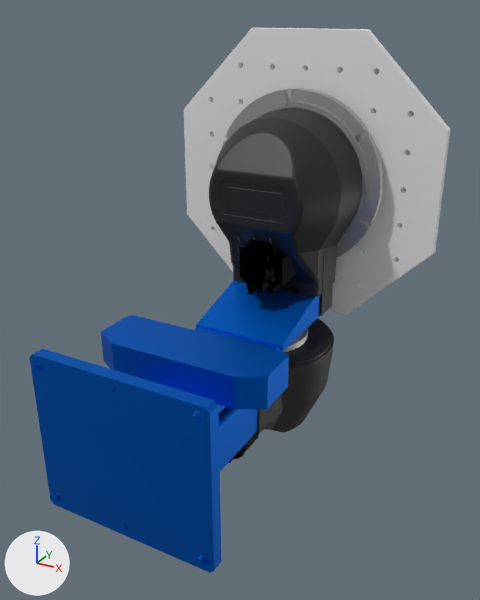
The glTF model models/Yaskawa_TURN2.glb as it was, and as the next commit left it.
Before and after are seen from a camera (50 mm lens) standing at (0.766, -1.529, 0.815) and looking at (0.04, -0.209, 0.155). The lights are fixed; the arrows at lower left show +X, +Y and +Z. Where no turn or scale is listed for an object, it has been applied to the vertices.

In view in the first picture: 'link_0', 'link_1', 'link_2'.
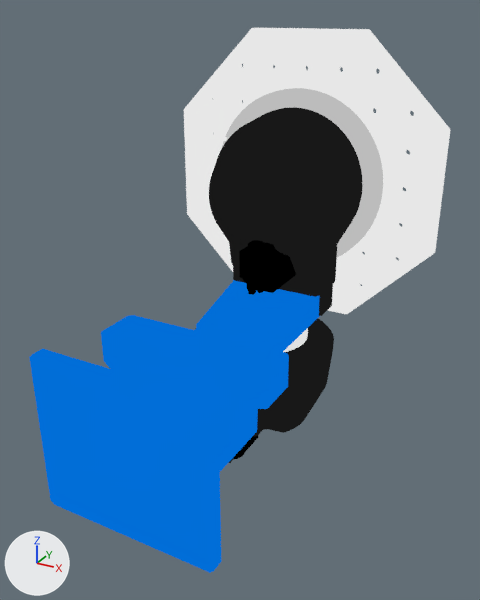
Pixel boxes [x1, y1, x2, y2] of what changed, in the pictures (480 x 600 px):
'link_1', recoloured: [101, 108, 362, 414] in both
'link_2', recoloured (grey to white): [184, 28, 450, 314] in both
'link_0', recoloured: [29, 318, 334, 573] in both

Edits to the bpy script that builds the scene:
```text
Change mat_bluemetal:
    remove # nodes: BsdfPrincipled, OutputMaterial
    nodes: BsdfTransparent, Emission, LightPath, MixShader, OutputMaterial
Change mat_metal:
    remove # nodes: BsdfPrincipled, OutputMaterial
    nodes: BsdfTransparent, Emission, LightPath, MixShader, OutputMaterial
Change mat_blackplastic:
    remove n0 = _N.new('ShaderNodeBsdfPrincipled'); n0.name = 'Principled BSDF'
    remove n0.inputs[0].default_value = (0.00902, 0.00902, 0.00902, 1.0)  # 'Base Color', black #181818
    add n2 = _N.new('ShaderNodeEmission'); n2.name = 'Emission'
    add n2.inputs[0].default_value = (0.00902, 0.00902, 0.00902, 1.0)  # 'Color', black #181818
    add n3 = _N.new('ShaderNodeLightPath'); n3.name = 'Light Path'
    add n4 = _N.new('ShaderNodeBsdfTransparent'); n4.name = 'Transparent BSDF'
    add n5 = _N.new('ShaderNodeMixShader'); n5.name = 'Mix Shader'
    where n1 = _N.new('ShaderNodeOutputMaterial'); n1.name = 'Material Output'
    remove _L.new(n0.outputs[0], n1.inputs[0])  # 'BSDF' to 'Surface'
    add _L.new(n3.outputs[0], n5.inputs[0])  # 'Is Camera Ray' to 'Factor'
    add _L.new(n4.outputs[0], n5.inputs[1])  # 'BSDF' to 'Shader'
    add _L.new(n2.outputs[0], n5.inputs[2])  # 'Emission' to 'Shader'
    add _L.new(n5.outputs[0], n1.inputs[0])  # 'Shader' to 'Surface'
Change mat_blackmetal:
    remove # nodes: BsdfPrincipled, OutputMaterial
    nodes: BsdfTransparent, Emission, LightPath, MixShader, OutputMaterial
Change mat_stainlesssteel:
    remove n0 = _N.new('ShaderNodeBsdfPrincipled'); n0.name = 'Principled BSDF'
    add n2 = _N.new('ShaderNodeEmission'); n2.name = 'Emission'
    add n2.inputs[0].default_value = (0.8, 0.8, 0.8, 1.0)  # 'Color', white #e7e7e7
    add n3 = _N.new('ShaderNodeLightPath'); n3.name = 'Light Path'
    add n4 = _N.new('ShaderNodeBsdfTransparent'); n4.name = 'Transparent BSDF'
    add n5 = _N.new('ShaderNodeMixShader'); n5.name = 'Mix Shader'
    where n1 = _N.new('ShaderNodeOutputMaterial'); n1.name = 'Material Output'
    remove _L.new(n0.outputs[0], n1.inputs[0])  # 'BSDF' to 'Surface'
    add _L.new(n3.outputs[0], n5.inputs[0])  # 'Is Camera Ray' to 'Factor'
    add _L.new(n4.outputs[0], n5.inputs[1])  # 'BSDF' to 'Shader'
    add _L.new(n2.outputs[0], n5.inputs[2])  # 'Emission' to 'Shader'
    add _L.new(n5.outputs[0], n1.inputs[0])  # 'Shader' to 'Surface'
Change mat_opaque_128_128_128:
    remove # nodes: BsdfPrincipled, OutputMaterial
    nodes: BsdfTransparent, Emission, LightPath, MixShader, OutputMaterial
```
